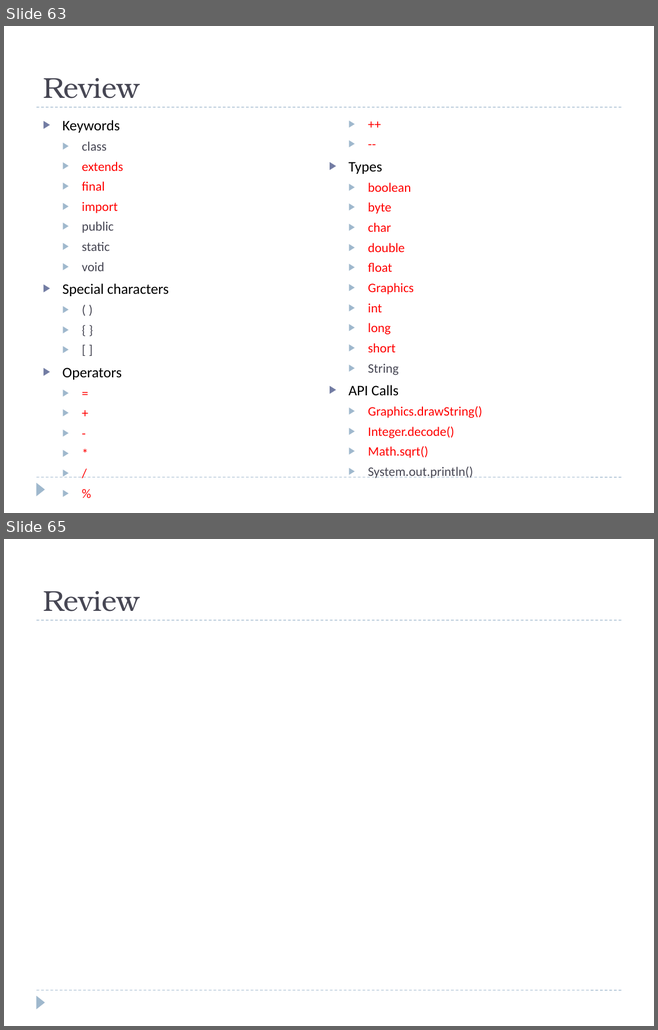
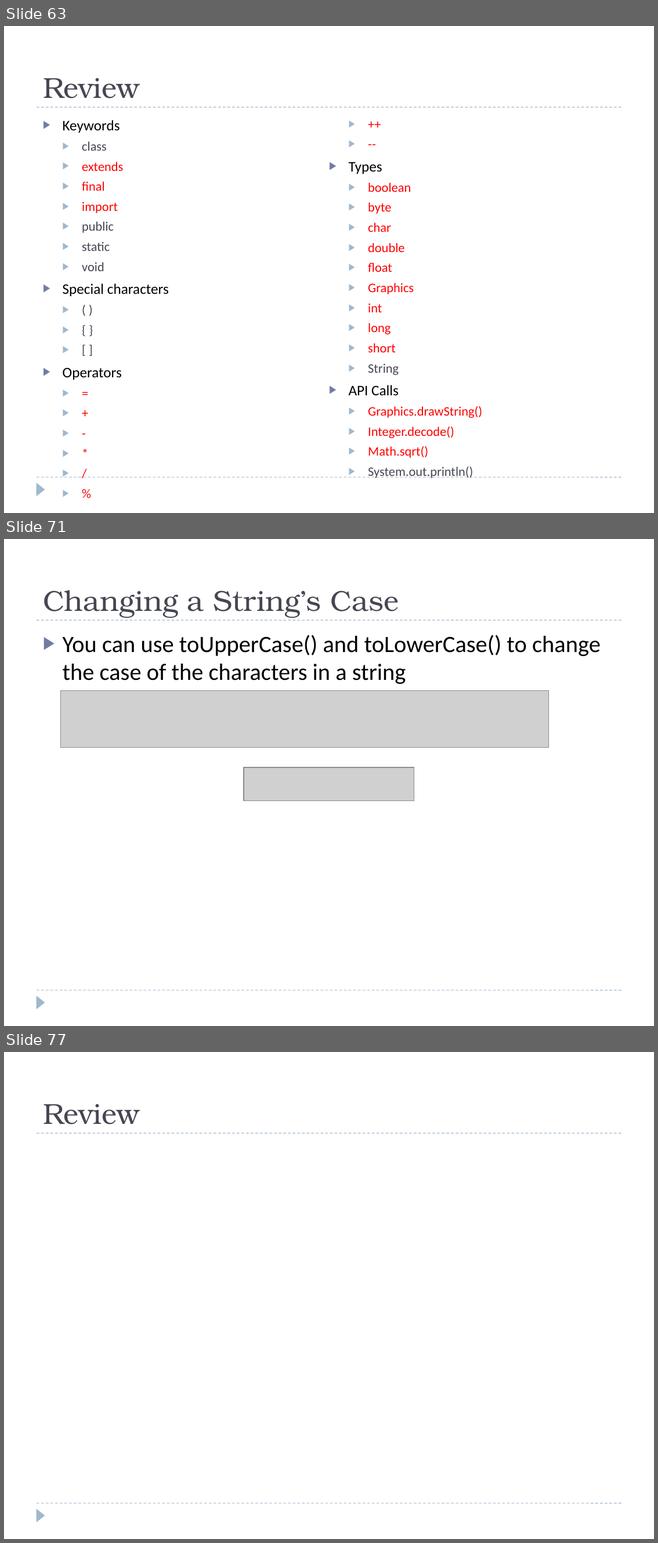
Before and after one commit to bcraig108/JavaClass_2013_Summer, a slide deck: Introduction to Java Programming.pptx. Shown one above the other, each under a label of ours: slides 63 and 65 before the commit, slides 63, 71 and 77 after it; the slides between them are not shown. The pictures are 658x1030 and 658x1543 pixels, drawn with LibreOffice and Linux fonts; fonts in the diff are those of the drawing; grey boxes stand for pictures; background and template pictures are left out. Boxes give left, top, right and bottom in pixels: in the first picture for what was removed or moved away, otherwise in the second. Text is boxed around its words. In the diff, an @@ line names an element or a change of style, - is before the commit and + after.

Commit message:
String Chapter with examples

```diff
--- a/Introduction to Java Programming.pptx
+++ b/Introduction to Java Programming.pptx
@@ slide 71 added at (4, 539, 654, 1026), background #FFFFFF; not listed: 3 template elements that a slide beside it also shows @@
@@ title added at (43, 590, 398, 618), 32 pt, text #464653 @@
+Changing a String’s Case
@@ text added at (63, 635, 600, 684), 26 pt, text #000000 @@
+▶ You can use toUpperCase() and toLowerCase() to change the case of the characters in a string
@@ picture added at (60, 690, 549, 748) @@
@@ picture added at (244, 768, 414, 801) @@
@@ what was slide 65 is now slide 77 @@
```
Also in this commit, not shown: 1 slide changed, 11 other slides added, 4 other files.
